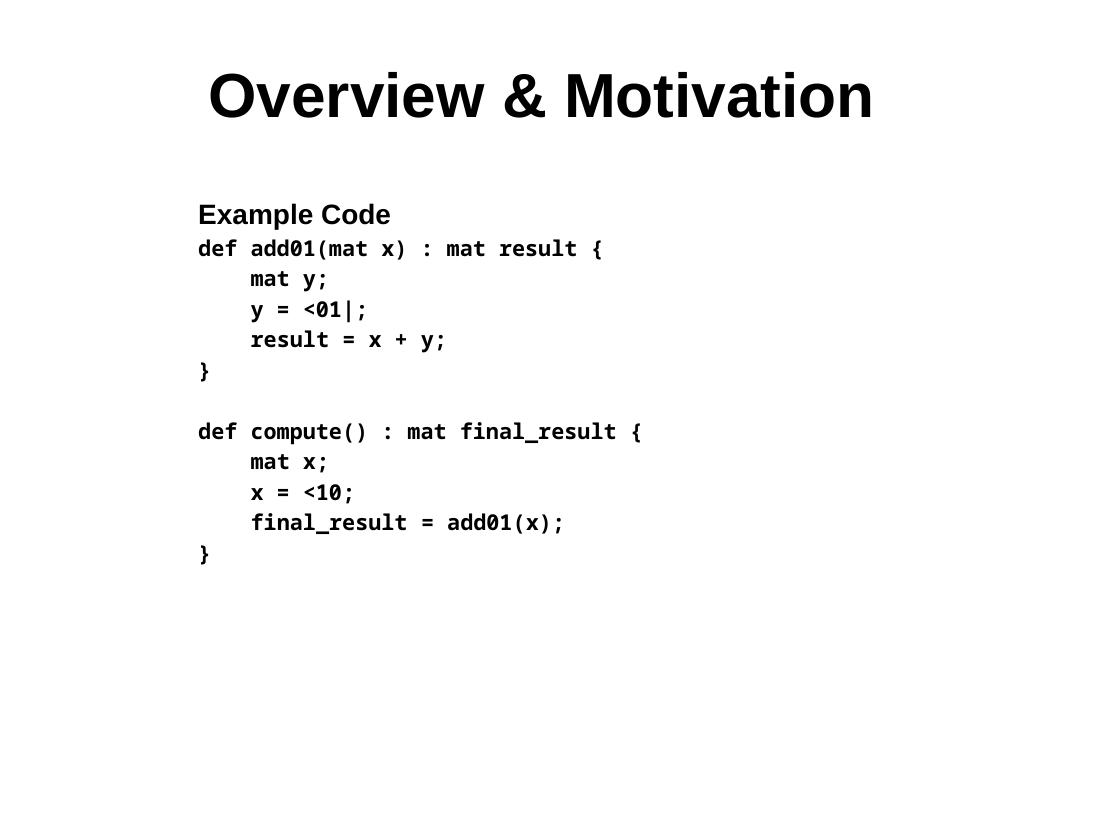
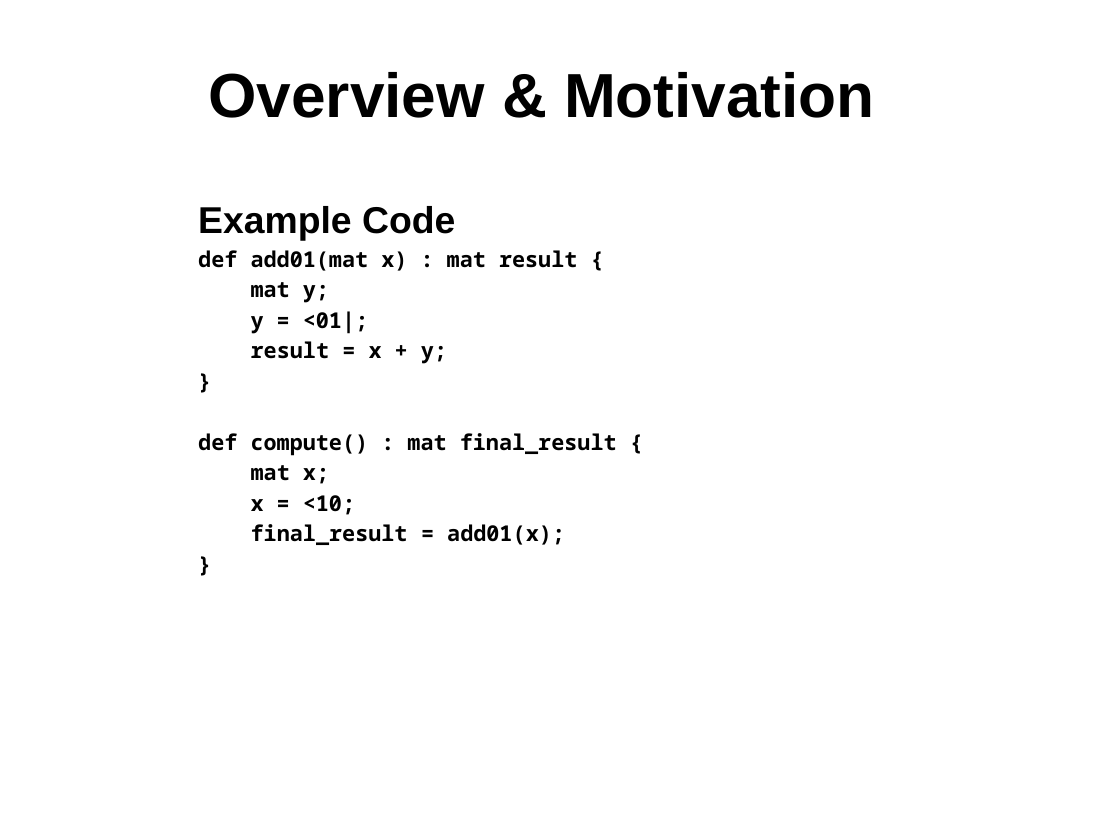
Before and after one commit to sdk21/PLT, a slide deck: slide 4 of Demo/Qlang.pptx. Drawn at 1120x840 pixels with LibreOffice and Linux fonts; fonts in the diff are those of the drawing; background and template pictures are left out. Boxes give left, top, right and bottom in pixels: in the first picture for what was removed or moved away, otherwise in the second. Text is boxed around its words. In the diff, an @@ line names an element or a change of style, - is before the commit and + after.

```diff
--- a/Demo/Qlang.pptx
+++ b/Demo/Qlang.pptx
@@ text at <box>198,206,455,241</box>: size 18 to 24 pt in "Example Code"; more space between paragraphs @@
```
Also in this commit, not shown: 7 other slides changed, 1 slide added.
